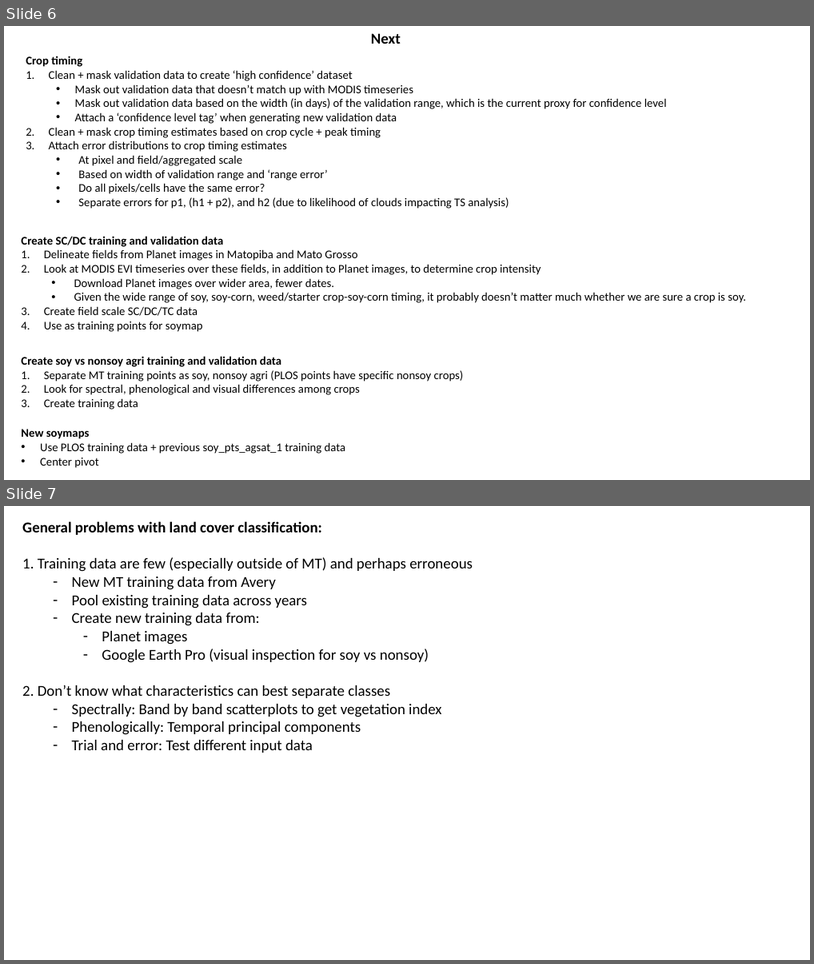
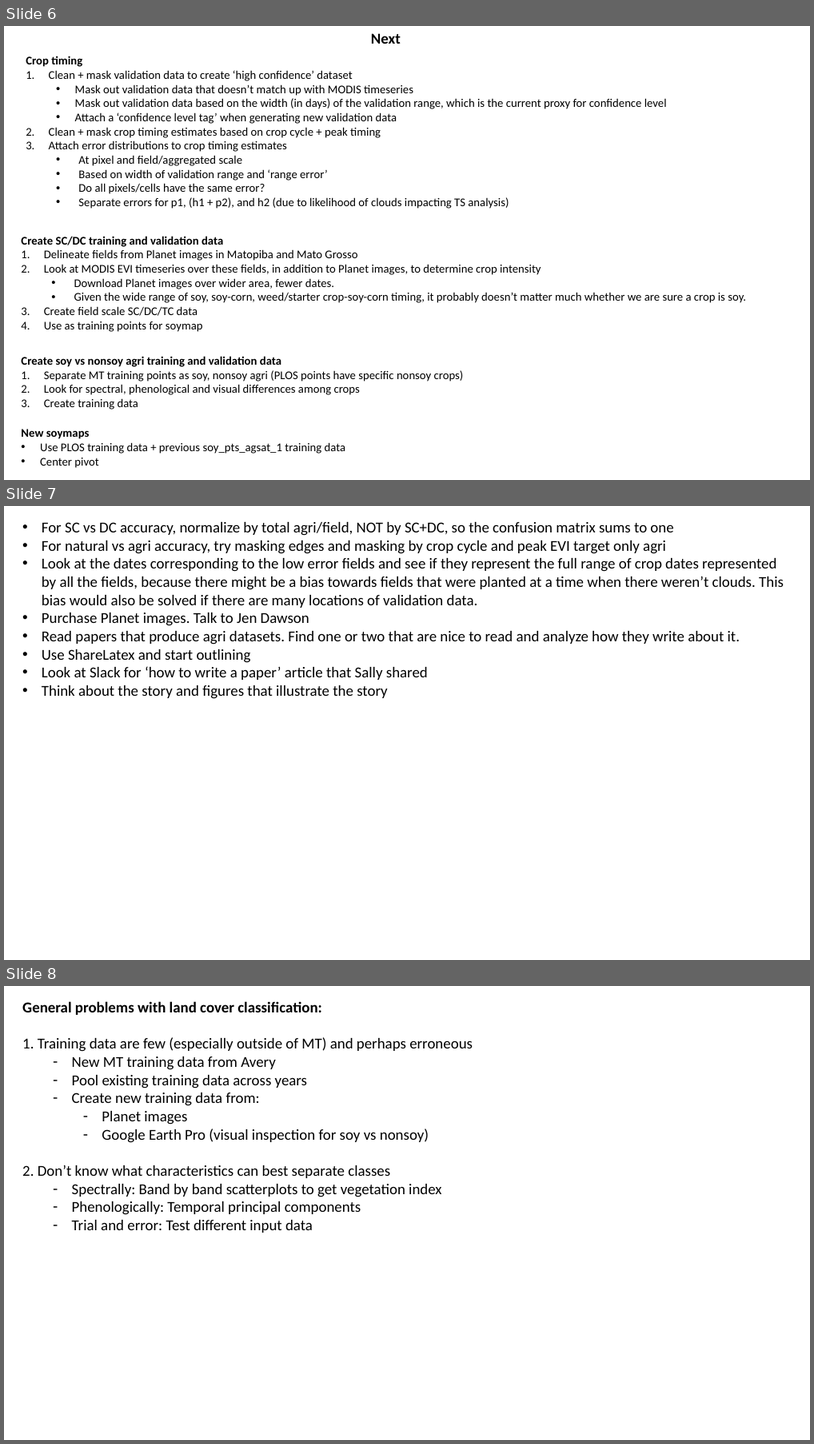
Before and after one commit to minghui-zhang/Meeting, a slide deck: March 15 2019.pptx. Shown one above the other, each under a label of ours: slides 6 and 7 before the commit, slides 6, 7 and 8 after it. The pictures are 814x964 and 814x1444 pixels, drawn with LibreOffice and Linux fonts; fonts in the diff are those of the drawing. Boxes give left, top, right and bottom in pixels: in the first picture for what was removed or moved away, otherwise in the second. Text is boxed around its words. In the diff, an @@ line names an element or a change of style, - is before the commit and + after.

Commit message:
mar 7

```diff
--- a/March 15 2019.pptx
+++ b/March 15 2019.pptx
@@ slide 7 added at [4, 506, 810, 960], background #FFFFFF @@
@@ text added at [42, 522, 784, 699], 18 pt, text #000000 @@
+• For SC vs DC accuracy, normalize by total agri/field, NOT by SC+DC, so the confusion matrix sums to one
+• For natural vs agri accuracy, try masking edges and masking by crop cycle and peak EVI target only agri
+• Look at the dates corresponding to the low error fields and see if they represent the full range of crop dates represented by all the fields, because there might be a bias towards fields that were planted at a time when there weren’t clouds. This bias would also be solved if there are many locations of validation data.
+• Purchase Planet images. Talk to Jen Dawson
+• Read papers that produce agri datasets. Find one or two that are nice to read and analyze how they write about it.
+• Use ShareLatex and start outlining
+• Look at Slack for ‘how to write a paper’ article that Sally shared
+• Think about the story and figures that illustrate the story
@@ what was slide 7 is now slide 8 @@
```
